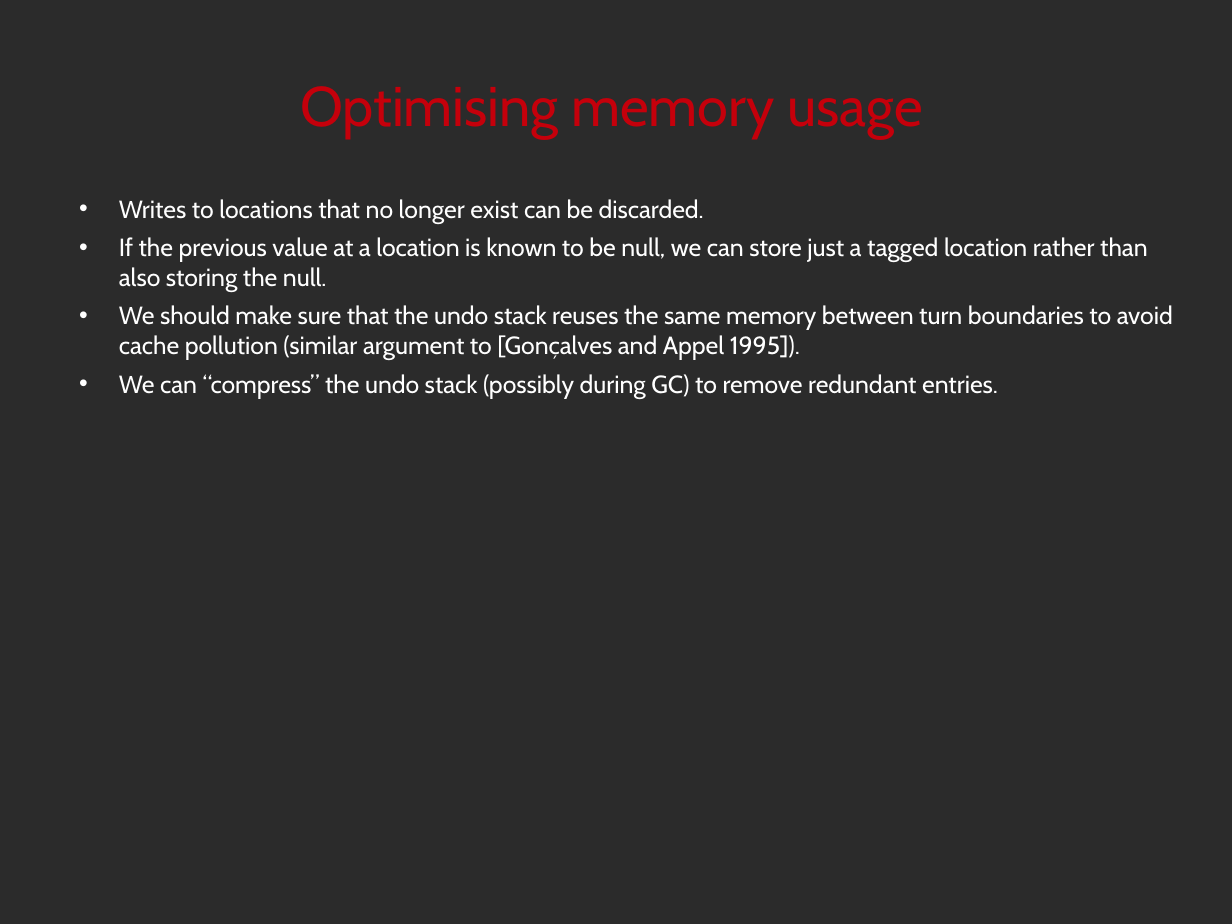
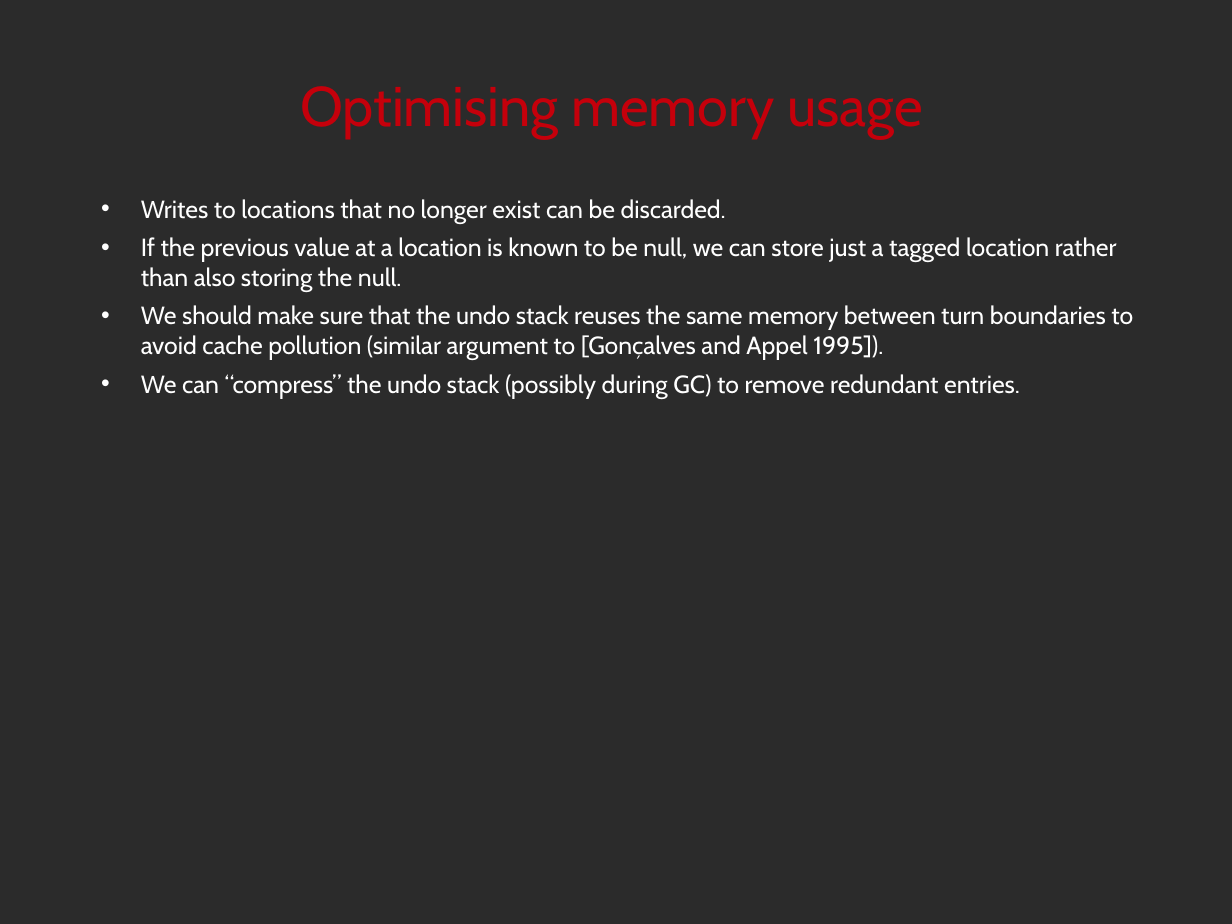
Before and after one commit to noether-lang/noether, a slide deck: slide 25 of doc/presentations/StrangeLoop2014/handling.odp. Drawn at 1232x924 pixels with LibreOffice and Linux fonts; fonts in the diff are those of the drawing; background and template pictures are left out; a plain dark background stands for a picture behind light text. Boxes give left, top, right and bottom in pixels: in the first picture for what was removed or moved away, otherwise in the second. Text is boxed around its words. In the diff, an @@ line names an element or a change of style, - is before the commit and + after.

```diff
--- a/doc/presentations/StrangeLoop2014/handling.odp
+++ b/doc/presentations/StrangeLoop2014/handling.odp
@@ text "Writes to locations that no ..." rewrapped from (119, 199, 1173, 398) to (141, 199, 1133, 398) @@
```
Also in this commit, not shown: 21 other slides changed, 1 slide added, 2 other files.
